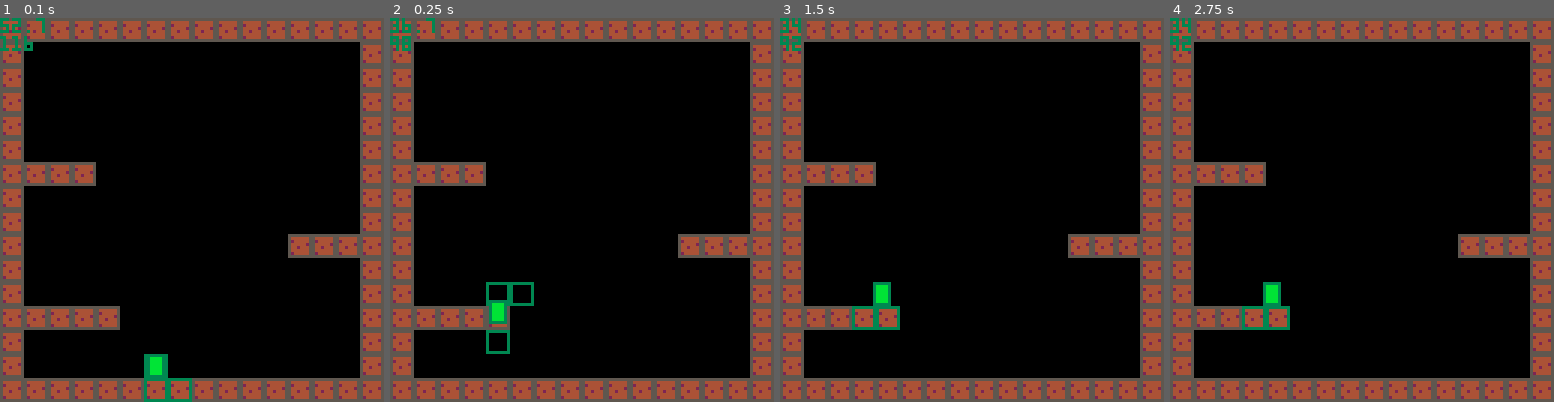
Above: before the commit, frames 1-4 (left to right).
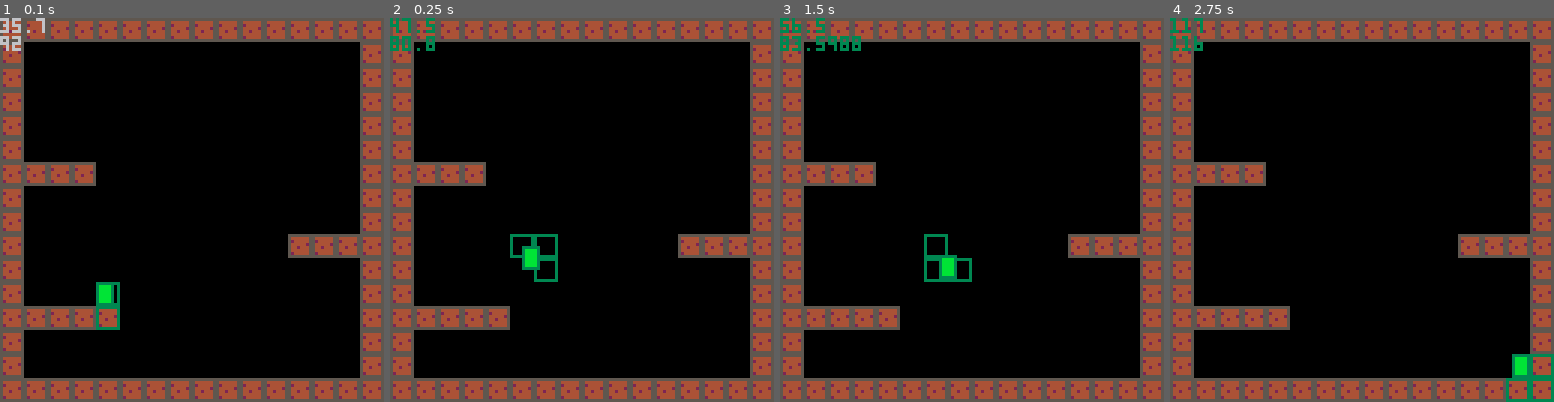
Above: after the commit, the same moments.

Repository: adparadise/pico8-games
Game: PICO-8 cartridge platform.p8
Same seed, same stepped clock (60 frames per second), same inputs: the game is played once before the commit and once after it.
Inputs:
- Up to frame 1 (0.1 s): no input
- Up to frame 2 (0.25 s): no input
- Up to frame 3 (1.5 s): tap X (X key) at 0.33, 1.07 s; tap O (Z key) at 0.7 s
- Up to frame 4 (2.75 s): hold Right 1.6-2.1 s; tap O (Z key) at 1.7, 2.1, 2.5 s; tap X (X key) at 1.85 s; hold Up 2.15-2.42 s; hold Right from 2.47 s (still down)

The runs differ from the first frame. In frame 1, 1.7% of the frame differs, in the area x 0-50%, y 0-100%; in frame 2, 1.7%; in frame 3, 1.8%, in the area x 0-50%, y 0-82%; in frame 4, 1.8%.

Commit message:
add some test cases

Diff:
--- a/platform.p8
+++ b/platform.p8
@@ -24,13 +24,62 @@
 
 t = 0
 players = {}
-is_replaying = false
+is_running = true
+is_replaying = true
 replay_inputs = {}
+replay_inputs_index = 1
+replay_inputs_index_t = 0
 replay_index = 1
-replay_index_t = 0
+lead_countdown = 3
+
+replays = {
+-- 1. drop: through top right
+{ x = 35, y = 92, inputs = {
+   {b=RIGHT_BUTTON,d=3},
+   {b=bor(RIGHT_BUTTON,JUMP_BUTTON),d=1},
+   {b=RIGHT_BUTTON,d=3},
+   {b=bor(LEFT_BUTTON),d=18},
+   {b=0,d=5} }
+},
+-- 2. drop: into right side
+{ x = 37, y = 92, inputs = {
+   {b=RIGHT_BUTTON,d=3},
+   {b=bor(RIGHT_BUTTON,JUMP_BUTTON),d=1},
+   {b=RIGHT_BUTTON,d=3},
+   {b=bor(LEFT_BUTTON),d=18},
+   {b=0,d=2} }
+},
+-- 3. upward: through bottom left
+{ x = 51, y = 114, inputs = {
+   {b=bor(LEFT_BUTTON),d=3},
+   {b=bor(LEFT_BUTTON,JUMP_BUTTON),d=4},
+   {b=0,d=5} }
+},
+-- 4. walk: into left wall
+{ x = 18, y = 116, inputs = {
+   {b=0,d=3},
+   {b=bor(LEFT_BUTTON),d=8},
+   {b=bor(LEFT_BUTTON),d=8}, }
+},
+-- 5. walk: into right wall
+{ x = 108, y = 116, inputs = {
+   {b=0,d=3},
+   {b=bor(RIGHT_BUTTON),d=8},
+   {b=bor(RIGHT_BUTTON),d=8}, }
+}
+}
+replay_only = nil
 
 function _init()
-  init_replay()
+  if (is_replaying) then
+    if (replay_only != nil) then
+      replay_index = replay_only
+    end
+    init_replay(replay_index)
+  end
+  if (not is_replaying) then
+    init_gameplay()
+  end
 end
 
 function init_gameplay()
@@ -40,26 +89,50 @@
   end
 end
 
-function init_replay()
-  t = 0
-  for i = 0,1 do
-    players[i] = create_player(0,60,114)
-  end
-  replay_inputs = {
-    {b=bor(LEFT_BUTTON),d=5},
-    {b=bor(LEFT_BUTTON,JUMP_BUTTON),d=5}
-  }
-  is_replaying = true
-  replay_index = 1
-  replay_index_t = 0
+function init_replay(index)
+  local is_finished = false
+
+  local replay = replays[index]
+  if (replay != nil) then
+    for i = 0,1 do
+      players[i] = create_player(0, replay.x, replay.y)
+    end
+    replay_inputs = replay.inputs
+
+    t = 0
+    replay_inputs_index = 1
+    replay_inputs_index_t = 0
+  end
+  if (replay == nil) then
+    is_finished = true
+  end
+
+  return is_finished
 end
 
 function _update()
-  if (not is_replaying) then
-    update_gameplay()
-  end
-  if (is_replaying) then
-    update_replay()
+  if (is_running) then
+    if (not is_replaying) then
+      update_gameplay()
+    end
+    if (is_replaying) then
+      if (lead_countdown == 0) then
+        is_replay_finished = update_replay()
+        if (is_replay_finished and replay_only != nil) then
+          is_running = false
+        end
+        if (is_replay_finished and replay_only == nil) then
+          replay_index += 1
+          is_finished = init_replay(replay_index)
+          if (is_finished) then
+            is_running = false
+          end
+        end
+      end
+    end
+    if (lead_countdown > 0) then
+      lead_countdown -= 1
+    end
   end
 end
 
@@ -80,11 +153,15 @@
 end
 
 function update_replay()
+  local is_replay_finished
+
   update_time()
-  update_replay_buttons()
+  is_replay_finished = update_replay_buttons()
   for player in all(players) do
     update_player(player)
   end
+
+  return is_replay_finished
 end
 
 function update_player_buttons()
@@ -96,16 +173,20 @@
 
 function update_replay_buttons()
   local buttons = 0
-  local replay = replay_inputs[replay_index]
+  local replay = replay_inputs[replay_inputs_index]
+  local is_replay_finished = false
   if replay != nil then
     buttons = replay.b
-    replay_index_t += 1
-    if (replay_index_t >= replay.d) then
-      replay_index += 1
-      replay_index_t = 0
+    replay_inputs_index_t += 1
+    if (replay_inputs_index_t >= replay.d) then
+      replay_inputs_index += 1
+      replay_inputs_index_t = 0
     end
   end
   players[1].buttons = buttons
+  is_replay_finished = replay_inputs_index == #replay_inputs
+
+  return is_replay_finished
 end
 
 function create_player(input,x,y)
